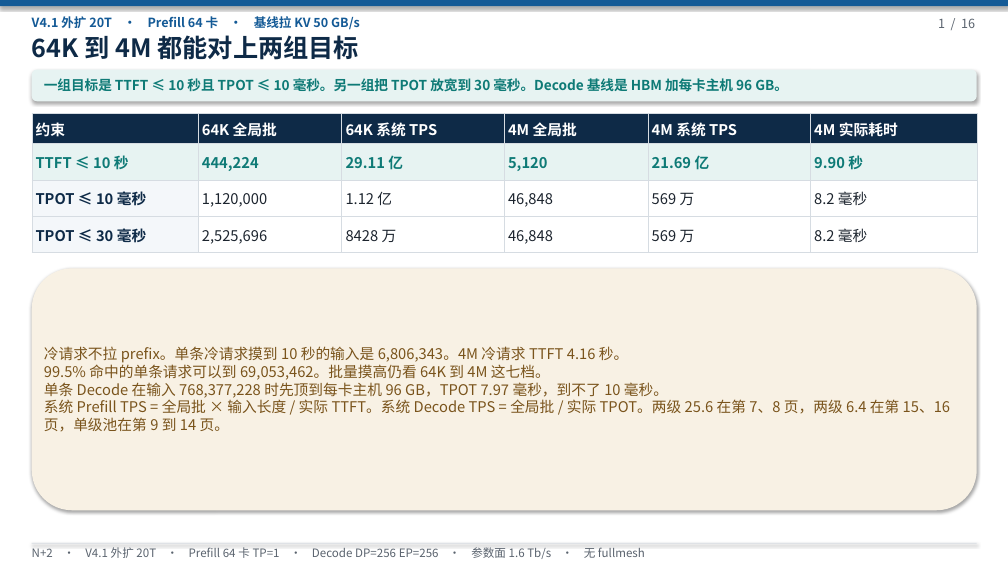
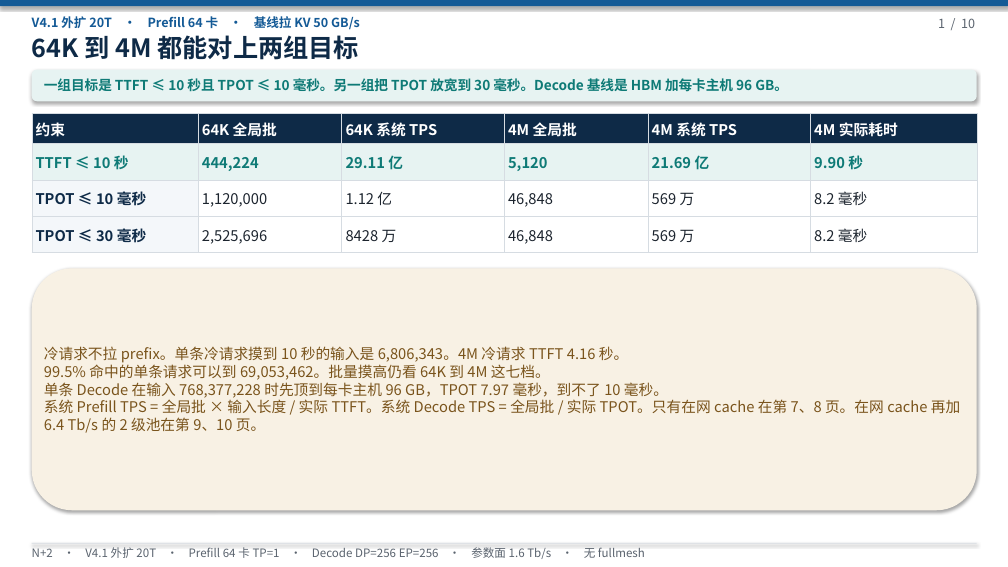
Before and after one commit to 69515164-rgb/UCL-MPComm, a slide deck: slide 1 of docs/N+2-20T-V4.1-无TP.pptx. Drawn at 1008x567 pixels with LibreOffice and Linux fonts; fonts in the diff are those of the drawing. Boxes give left, top, right and bottom in pixels: in the first picture for what was removed or moved away, otherwise in the second. Text is boxed around its words. In the diff, an @@ line names an element or a change of style, - is before the commit and + after.

```diff
--- a/docs/N+2-20T-V4.1-无TP.pptx
+++ b/docs/N+2-20T-V4.1-无TP.pptx
@@ text at [938,18,975,28]: text changed @@
-1 / 16
+1 / 10
@@ text at [44,399,960,433]: text changed @@
-系统 Prefill TPS = 全局批 × 输入长度 / 实际 TTFT。系统 Decode TPS = 全局批 / 实际 TPOT。两级 25.6 在第 7、8 页，两级 6.4 在第 15、16 页，单级池在第 9 到 14 页。
+系统 Prefill TPS = 全局批 × 输入长度 / 实际 TTFT。系统 Decode TPS = 全局批 / 实际 TPOT。只有在网 cache 在第 7、8 页。在网 cache 再加 6.4 Tb/s 的 2 级池在第 9、10 页。
```
Also in this commit, not shown: 9 other slides changed, 6 slides removed, 1 other file.
